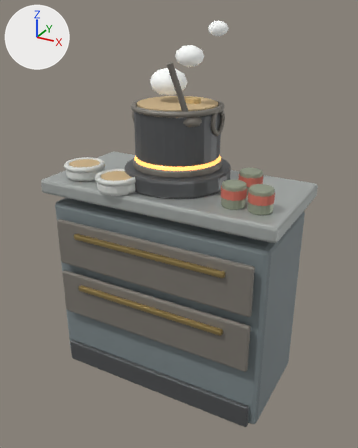
One commit to the glTF model assets/blender/food_station.glb: the scene before it, then after it.
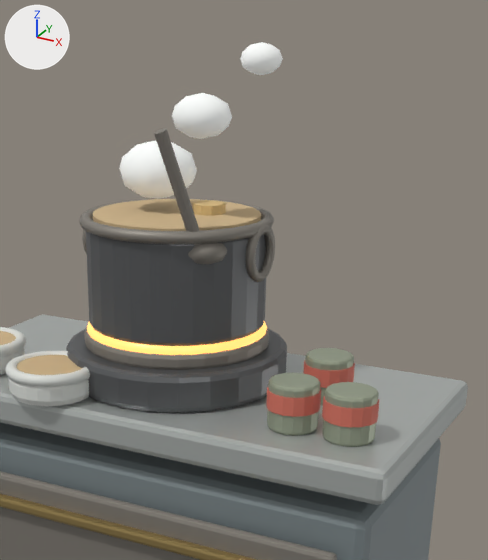
Each version is shown whole from a camera (50 mm lens) standing at (0.916, -1.654, 1.521) and looking at (0.018, -0.022, 0.705), then close up on the part from 26% to 91% of the width and 0% to 60% of the height. The lights are fixed; the arrows at upper left show +X, +Y and +Z. The last two pictures show the newer version. Vertices at exactly the same position are counted once.

Names of what the first close-up shows: 'food-station'.
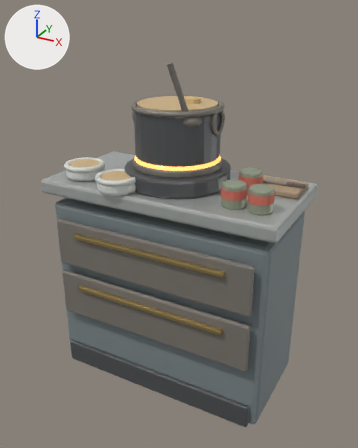
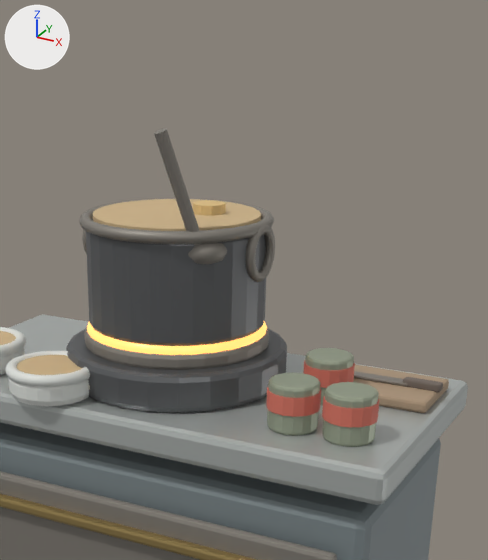
The change, as a diff of the scene's bpy script:
```diff
--- a/assets/blender/food_station.glb.py
+++ b/assets/blender/food_station.glb.py
@@ mat_knife_grip @@
+mat_knife_grip = principled_material('knife-grip')
+mat_knife_grip.base_color = (0.16, 0.13, 0.11)  # brown #6f655d
+mat_knife_grip.roughness = 0.8
@@ mat_galley_board @@
+mat_galley_board = principled_material('galley-board')
+mat_galley_board.base_color = (0.4, 0.29, 0.19)  # beige #aa9379
+mat_galley_board.roughness = 0.8
@@ mat_galley_cloth @@
+mat_galley_cloth = principled_material('galley-cloth')
+mat_galley_cloth.base_color = (0.6, 0.58, 0.5)  # light grey #cbc8bc
+mat_galley_cloth.roughness = 0.9
@@ me_cube @@
 # used by ob_food_station; location = (0.0, 0.0, 0.39)
-me_cube.from_pydata(...)  # 2968 vertices, 5796 faces; spans x -0.5..0.5, y -0.282..0.25, z -0.39..1.086
+me_cube.from_pydata(...)  # 3122 vertices, 6096 faces; spans x -0.5..0.5, y -0.282..0.25, z -0.39..0.963
+# me_cube part 1: the loose piece of 56 vertices spanning x -0.5..0.5, y -0.25..0.25, z 0.43..0.49 is copied, and the copy is scaled about its middle by (0.129, 0.0447, 0.0836), then moved by (0.36, 0.1, 0.056), in mat_pot_rim (grey #8b867e); it spans x 0.295..0.425, y 0.088..0.112, z 0.513..0.519
+# me_cube part 2: a new loose piece of 56 vertices spanning x 0.24..0.48, y 0.025..0.175, z 0.49..0.512, in mat_galley_board (beige #aa9379)
+# me_cube part 3: a new loose piece of 56 vertices spanning x 0.415..0.485, y 0.09..0.11, z 0.51..0.526, in mat_knife_grip (brown #6f655d)
+# me_cube part 4: the loose piece of 42 vertices spanning x -0.118..0.018, y -0.052..0.092, z 0.818..0.922 is deleted
+# me_cube part 5: the loose piece of 42 vertices spanning x 0.011..0.109, y -0.072..0.032, z 0.933..1.007 is deleted
+# me_cube part 6: the loose piece of 42 vertices spanning x 0.106..0.174, y 0.004..0.076, z 1.034..1.086 is deleted
+# other edits to the shape of me_cube do not show in these pictures
 me_cube.materials.append(mat_galley_cabinet)
@@ me_cube @@
 me_cube.materials.append(mat_ration_label)
-me_cube.materials.append(mat_steam)  # white #f3f6f3
+me_cube.materials.append(mat_galley_cloth)  # light grey #cbc8bc
+me_cube.materials.append(mat_galley_board)  # beige #aa9379
+me_cube.materials.append(mat_knife_grip)  # brown #6f655d
```

Pixel boxes [x1, y1, x2, y2] of what changed, in the close-ups (488 x 560 px):
'food-station', reshaped
    before: [0, 42, 468, 560]
    after: [0, 128, 468, 560]
part 1 of me_cube, added
    after: [354, 371, 407, 386]
part 2 of me_cube, added (beige)
    after: [353, 364, 449, 413]
part 3 of me_cube, added
    after: [403, 377, 443, 392]
part 4 of me_cube, deleted
    before: [119, 140, 197, 199]
part 5 of me_cube, deleted
    before: [172, 93, 232, 139]
part 6 of me_cube, deleted
    before: [240, 42, 283, 75]
